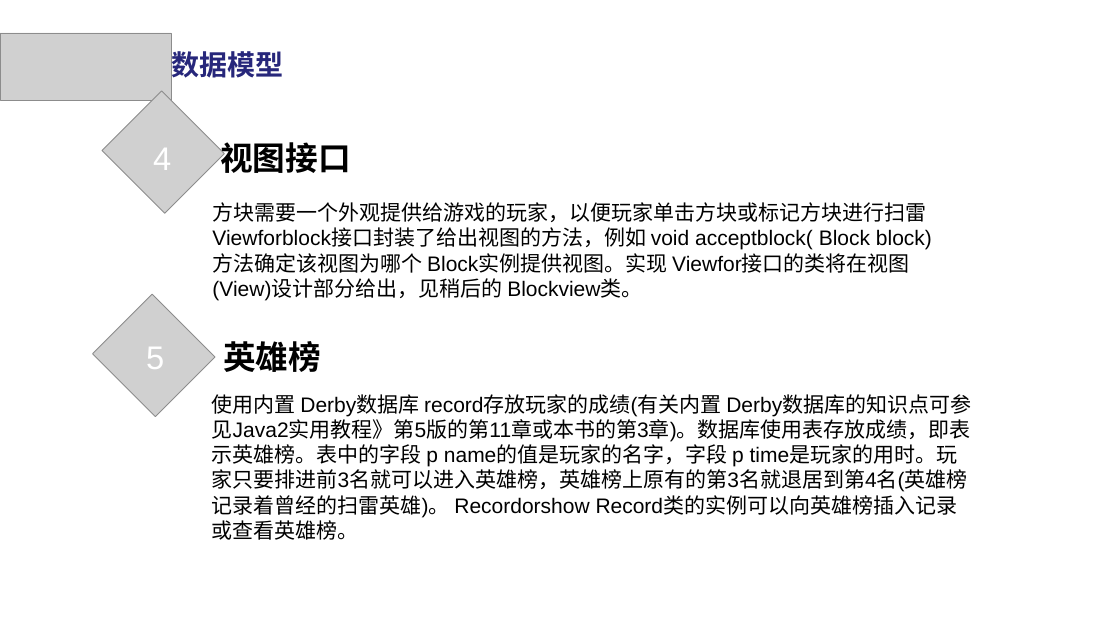
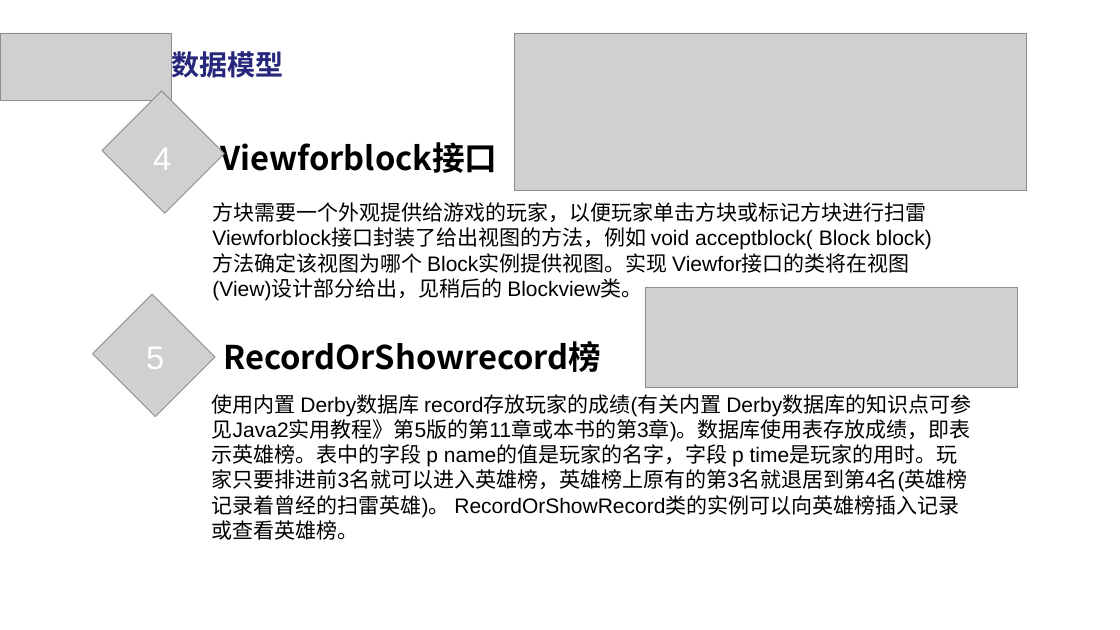
Before and after one commit to uesugieriislf/mineSweeping, a slide deck: slide 15 of doc/扫雷.pptx. Drawn at 1120x630 pixels with LibreOffice and Linux fonts; fonts in the diff are those of the drawing; grey boxes stand for pictures. Boxes give left, top, right and bottom in pixels: in the first picture for what was removed or moved away, otherwise in the second. Text is boxed around its words. In the diff, an @@ line names an element or a change of style, - is before the commit and + after.

```diff
--- a/doc/扫雷.pptx
+++ b/doc/扫雷.pptx
@@ picture added at [515, 33, 1027, 191] @@
@@ text at [220, 142, 497, 173]: text changed @@
-视图接口
+Viewforblock接口
@@ picture added at [645, 287, 1017, 387] @@
@@ text at [223, 341, 601, 372]: text changed @@
-英雄榜
+RecordOrShowrecord榜
@@ text at [212, 394, 971, 540]: text changed @@
-使用内置 Derby数据库 record存放玩家的成绩(有关内置 Derby数据库的知识点可参见Java2实用教程》第5版的第11章或本书的第3章)。数据库使用表存放成绩，即表示英雄榜。表中的字段 p name的值是玩家的名字，字段 p time是玩家的用时。玩家只要排进前3名就可以进入英雄榜，英雄榜上原有的第3名就退居到第4名(英雄榜记录着曾经的扫雷英雄)。 Recordorshow Record类的实例可以向英雄榜插入记录或查看英雄榜。
+使用内置 Derby数据库 record存放玩家的成绩(有关内置 Derby数据库的知识点可参见Java2实用教程》第5版的第11章或本书的第3章)。数据库使用表存放成绩，即表示英雄榜。表中的字段 p name的值是玩家的名字，字段 p time是玩家的用时。玩家只要排进前3名就可以进入英雄榜，英雄榜上原有的第3名就退居到第4名(英雄榜记录着曾经的扫雷英雄)。 RecordOrShowRecord类的实例可以向英雄榜插入记录或查看英雄榜。
```
Also in this commit, not shown: 5 other slides changed, 1 other file.
